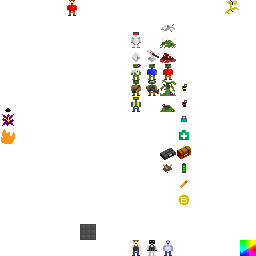
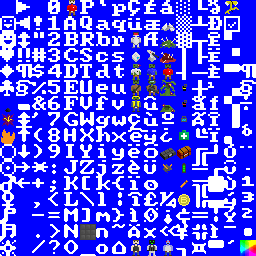
Before/after of a w=256, h=256 layered artwork. What changed in the layer stack:
showed "Layer 1" over bbox(0, 0, 256, 256)
